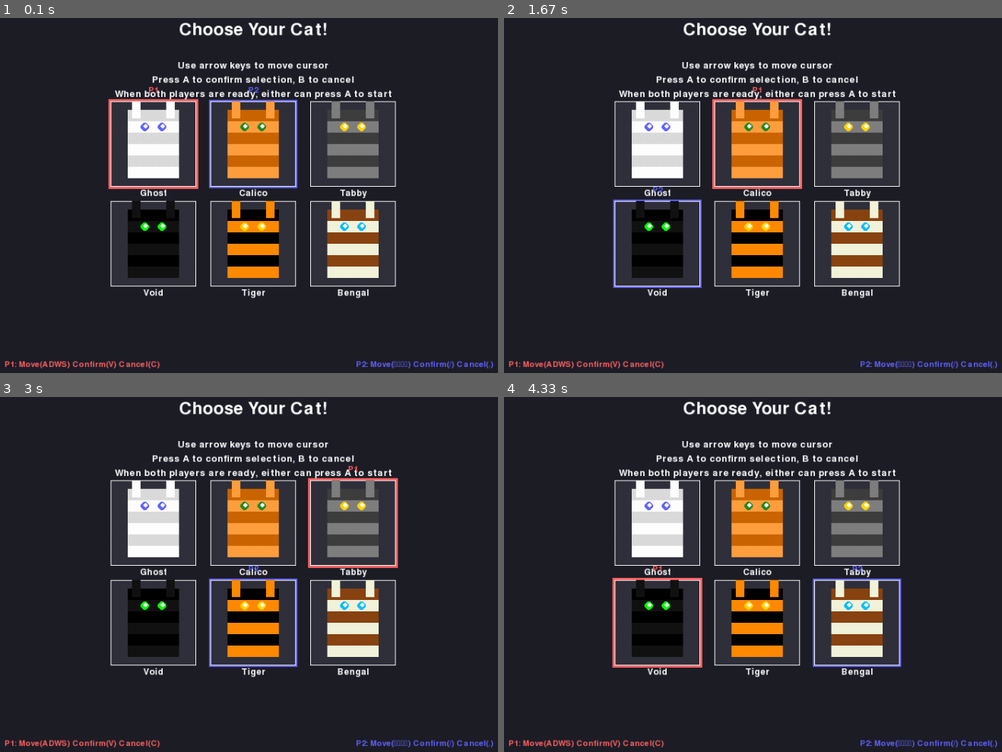
Above: before the commit, frames 1-4 (two rows, left to right).
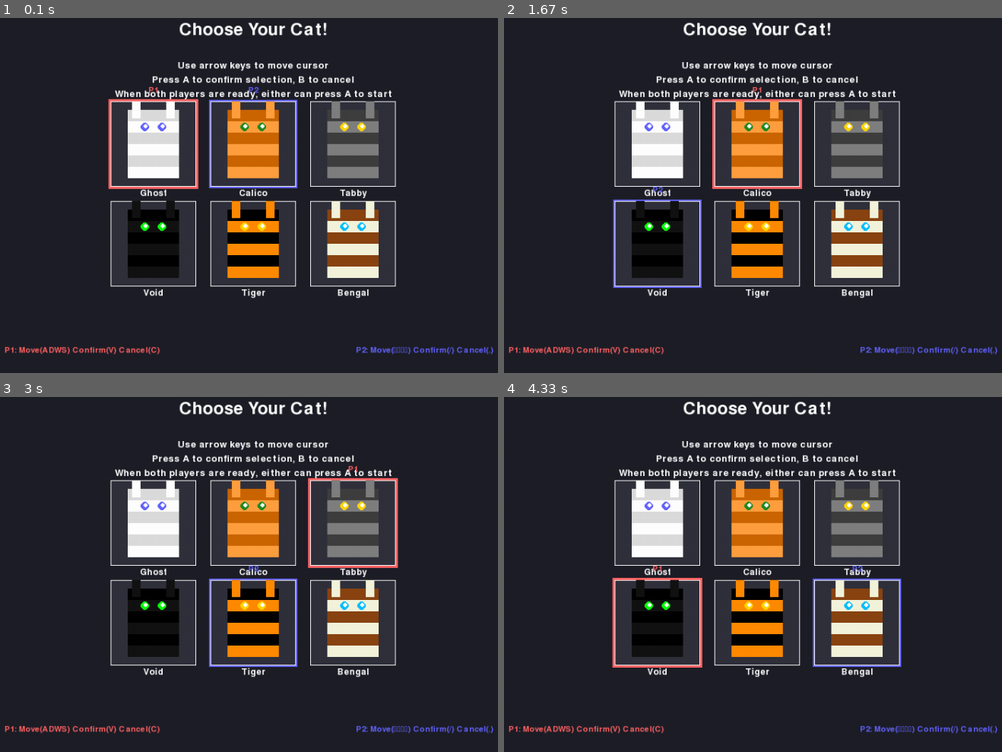
Above: after the commit, the same moments.

Repository: avidrucker/pycats
Game: pygame game, started from pycats/game.py
Two runs of this game, one before a commit and one after it. Both use one fixed random seed, a clock stepped at 60 frames per second and the inputs below.
Inputs:
- Up to frame 1 (0.1 s): no input
- Up to frame 2 (1.67 s): hold Right 0.33-0.8 s; hold Up 0.83-1.13 s; hold W 0.83-1.13 s; tap / at 0.98 s; hold Right 1.17-1.63 s; hold D 1.17-1.63 s
- Up to frame 3 (3 s): hold Left 1.67-2.2 s; hold A 1.67-2.2 s; tap V at 1.82 s; hold Down 2.23-2.53 s; hold S 2.23-2.53 s; tap / at 2.38 s; hold Left 2.57-2.97 s; hold A 2.57-2.97 s
- Up to frame 4 (4.33 s): hold Up 3-3.37 s; hold W 3-3.37 s; tap V at 3.15 s; hold Right 3.4-4.03 s; hold D 3.4-4.03 s; tap / at 3.55 s; hold Down from 4.07 s (still down); hold S from 4.07 s (still down)

The runs differ from the first frame. In frame 1, 1.3% of the frame differs, in the area x 0-100%, y 92-99%; in frame 2, 1.3%; in frame 3, 1.3%; in frame 4, 1.3%.

Commit message:
fix move char select controls up

Diff:
--- a/pycats/char_select.py
+++ b/pycats/char_select.py
@@ -387,7 +387,7 @@
 
         p1_text = f"P1: Move({p1_move_keys}) Confirm({p1_attack_key}) Cancel({p1_special_key})"
         p1_surface = control_font.render(p1_text, True, (255, 100, 100))
-        p1_rect = p1_surface.get_rect(center=(SCREEN_WIDTH // 4, SCREEN_HEIGHT - 20))
+        p1_rect = p1_surface.get_rect(center=(SCREEN_WIDTH // 4, SCREEN_HEIGHT - 40))
         screen.blit(p1_surface, p1_rect)
 
         # P2 controls
@@ -397,7 +397,7 @@
 
         p2_text = f"P2: Move({p2_move_keys}) Confirm({p2_attack_key}) Cancel({p2_special_key})"
         p2_surface = control_font.render(p2_text, True, (100, 100, 255))
-        p2_rect = p2_surface.get_rect(center=(3 * SCREEN_WIDTH // 4, SCREEN_HEIGHT - 20))
+        p2_rect = p2_surface.get_rect(center=(3 * SCREEN_WIDTH // 4, SCREEN_HEIGHT - 40))
         screen.blit(p2_surface, p2_rect)
 
     def _draw_start_overlay(self, screen, font_name):
